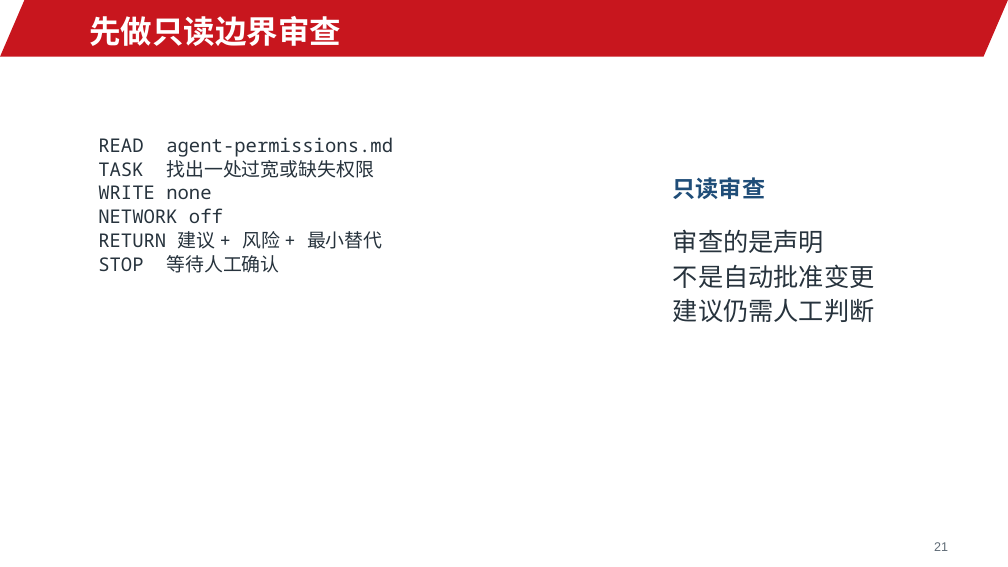
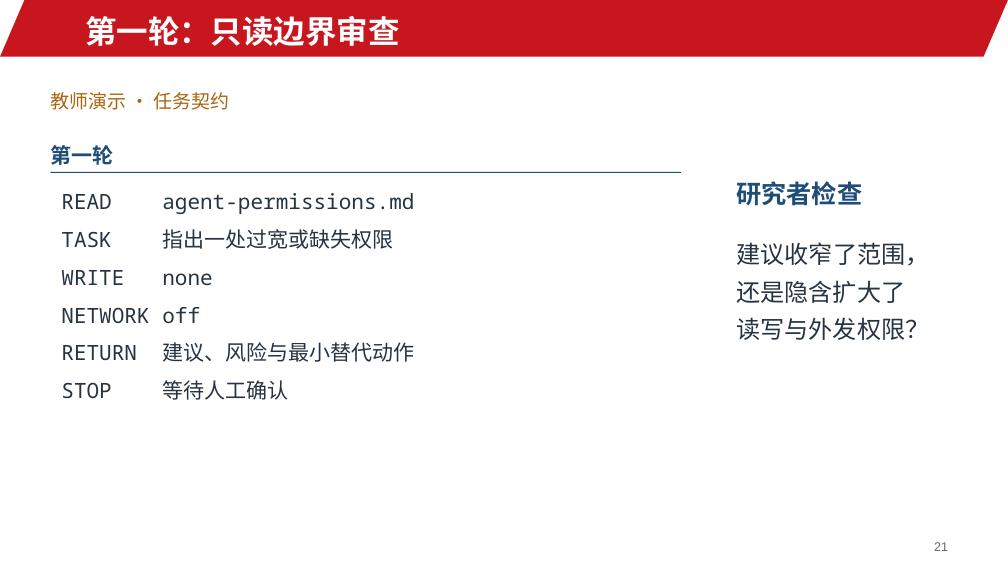
Before and after one commit to jinyh/ai4research, a slide deck: slide 21 of lessons/lesson-02/slides.pptx. Drawn at 1008x567 pixels with LibreOffice and Linux fonts; fonts in the diff are those of the drawing; background and template pictures are left out. Boxes give left, top, right and bottom in pixels: in the first picture for what was removed or moved away, otherwise in the second. Text is boxed around its words. In the diff, an @@ line names an element or a change of style, - is before the commit and + after.

```diff
--- a/lessons/lesson-02/slides.pptx
+++ b/lessons/lesson-02/slides.pptx
@@ text at (x1=85, y1=16, x2=400, y2=46): text changed @@
-先做只读边界审查
+第一轮：只读边界审查
@@ text added at (x1=50, y1=92, x2=229, y2=110), 18 pt, text #A96510 @@
+教师演示 · 任务契约
@@ text added at (x1=50, y1=145, x2=113, y2=165), 20 pt, text #1F4D78, bold @@
+第一轮
@@ line added from (51, 172) to (681, 172), #1F4D78 0.98 pt @@
@@ text removed at (x1=673, y1=177, x2=765, y2=199) @@
-只读审查
@@ text added at (x1=61, y1=193, x2=414, y2=214), 20 pt, text #263442 @@
+READ agent-permissions.md
@@ text added at (x1=736, y1=181, x2=862, y2=206), 24 pt, text #1F4D78, bold @@
+研究者检查
@@ text at (x1=61, y1=229, x2=393, y2=249): text changed; size 18 to 20 pt; text colour #27333D to #263442 @@
-READ agent-permissions.md
-TASK 找出一处过宽或缺失权限
-WRITE none
-NETWORK off
-RETURN 建议 + 风险 + 最小替代
-STOP 等待人工确认
+TASK 指出一处过宽或缺失权限
@@ text removed at (x1=673, y1=229, x2=875, y2=322) @@
-审查的是声明
-不是自动批准变更
-建议仍需人工判断
@@ text added at (x1=736, y1=242, x2=929, y2=340), 23 pt, text #263442 @@
+建议收窄了范围，
+还是隐含扩大了
+读写与外发权限？
@@ text added at (x1=61, y1=270, x2=212, y2=285), 20 pt, text #263442 @@
+WRITE none
@@ text added at (x1=61, y1=307, x2=200, y2=323), 20 pt, text #263442 @@
+NETWORK off
@@ text added at (x1=61, y1=342, x2=414, y2=362), 20 pt, text #263442 @@
+RETURN 建议、风险与最小替代动作
@@ text added at (x1=61, y1=380, x2=288, y2=400), 20 pt, text #263442 @@
+STOP 等待人工确认
```
Also in this commit, not shown: 9 other slides changed, 15 slides added, 15 slides removed, 18 other files.
